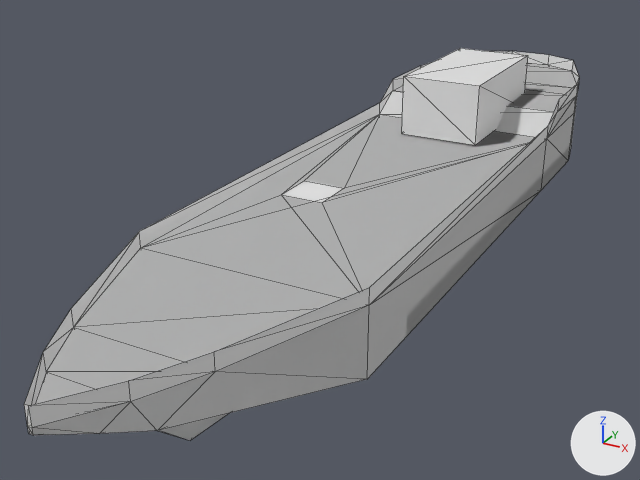
The glTF model prototyping/ships/hull_lancer.glb, before and after one commit.
One viewpoint serves both versions: a 50 mm lens placed at (15.6, -35.4, 15.1), pointed at (-2.2, -3.0, -1.1). The lights are fixed; the arrows at lower right show +X, +Y and +Z. The first picture is the older version. Mesh edges are drawn as thin lines. Vertices at exactly the same position are counted once.
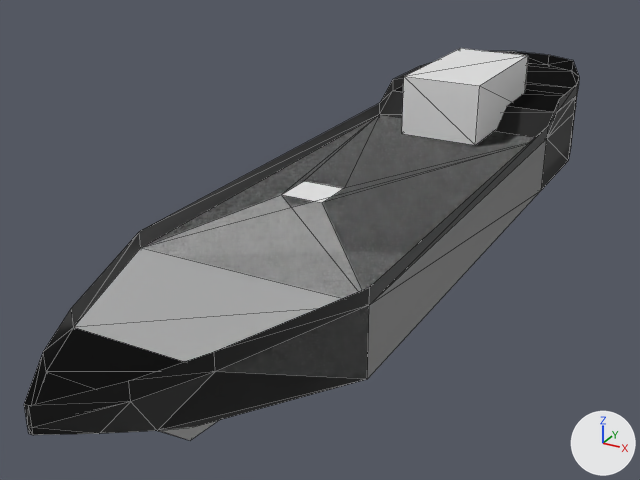
Changed parts and their boxes (x1, y1, x2, y2) in the pictures (640 x 480 px; the box of a moved part takes in the faces that stretch with it):
'Cube.001', reshaped: before (28, 63, 578, 440); after (28, 63, 578, 435)
'Cube.003', recoloured: (24, 51, 579, 427) in both
part 1 of me_cube_002, moved or reshaped: before (158, 413, 229, 440); after (162, 380, 363, 430)
part 2 of me_cube_002, recoloured (white to black): (28, 63, 578, 435) in both

Diff of the bpy script that builds the scene:
```diff
--- a/prototyping/ships/hull_lancer.glb.py
+++ b/prototyping/ships/hull_lancer.glb.py
@@ mat_defaultmaterial_001 @@
+mat_defaultmaterial_001 = bpy.data.materials.new('DefaultMaterial.001')
+mat_defaultmaterial_001.use_nodes = True; mat_defaultmaterial_001.node_tree.nodes.clear()
+_N = mat_defaultmaterial_001.node_tree.nodes; _L = mat_defaultmaterial_001.node_tree.links
+n0 = _N.new('ShaderNodeOutputMaterial'); n0.name = 'Material Output'
+n1 = _N.new('ShaderNodeBsdfPrincipled'); n1.name = 'Principled BSDF'
+n2 = _N.new('ShaderNodeVertexColor'); n2.name = 'Color Attribute'
+_L.new(n1.outputs[0], n0.inputs[0])  # 'BSDF' to 'Surface'
+_L.new(n2.outputs[0], n1.inputs[0])  # 'Color' to 'Base Color'
@@ mat_defaultmaterial @@
+mat_defaultmaterial = bpy.data.materials.new('DefaultMaterial')
+mat_defaultmaterial.use_nodes = True; mat_defaultmaterial.node_tree.nodes.clear()
+_N = mat_defaultmaterial.node_tree.nodes; _L = mat_defaultmaterial.node_tree.links
+n0 = _N.new('ShaderNodeOutputMaterial'); n0.name = 'Material Output'
+n1 = _N.new('ShaderNodeBsdfPrincipled'); n1.name = 'Principled BSDF'
+n2 = _N.new('ShaderNodeVertexColor'); n2.name = 'Color Attribute'
+_L.new(n1.outputs[0], n0.inputs[0])  # 'BSDF' to 'Surface'
+_L.new(n2.outputs[0], n1.inputs[0])  # 'Color' to 'Base Color'
@@ me_cube_002 @@
 me_cube_002.from_pydata(...)  # 64 vertices, 122 faces; spans x -4.7..4.7, y -22.4..20.9, z -2.6..2.6
 # used by ob_cube_001; location = (0.0, 0.0, 0.0)
-me_cube_002.vertices[16].co = (-0.4, -16.5, -2.6)  # pixel (171, 434)
-me_cube_002.vertices[17].co = (0.4, -16.5, -2.6)  # pixel (190, 440)
+# me_cube_002 part 1
+me_cube_002.vertices[16].co = (-0.4, -16.3, -2.2)
+me_cube_002.vertices[17].co = (0.4, -16.3, -2.2)
+# me_cube_002 part 2: 118 faces spanning x -4.7..4.7, y -22.4..20.9, z -2.6..2.6 switch from no material to mat_defaultmaterial
@@ me_cube_005 @@
 me_cube_005.from_pydata(...)  # 40 vertices, 40 faces; spans x -4.7..4.7, y -22.4..20.9, z 1.6..3.2
+me_cube_005.materials.append(mat_defaultmaterial_001)
```
